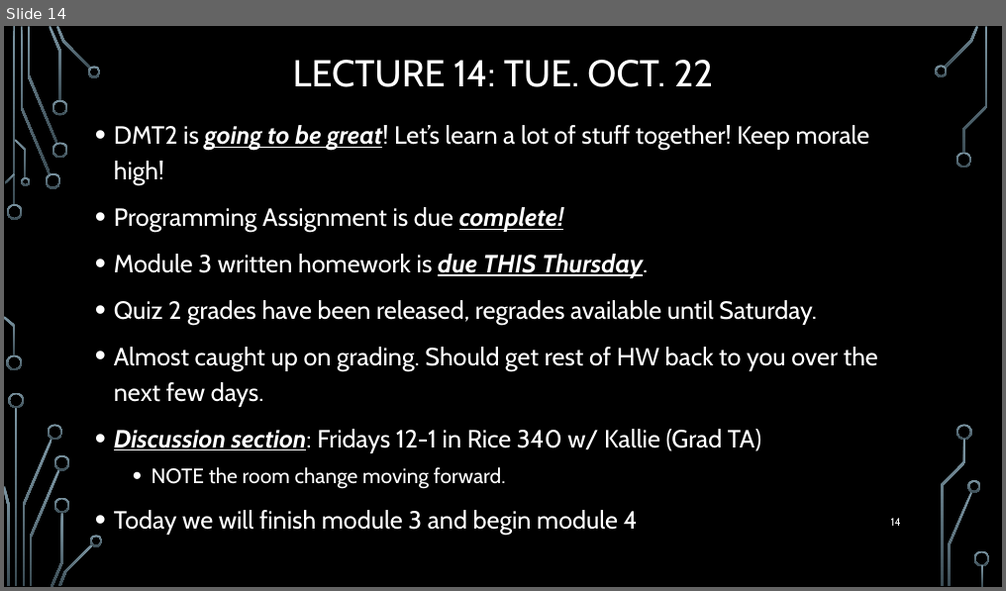
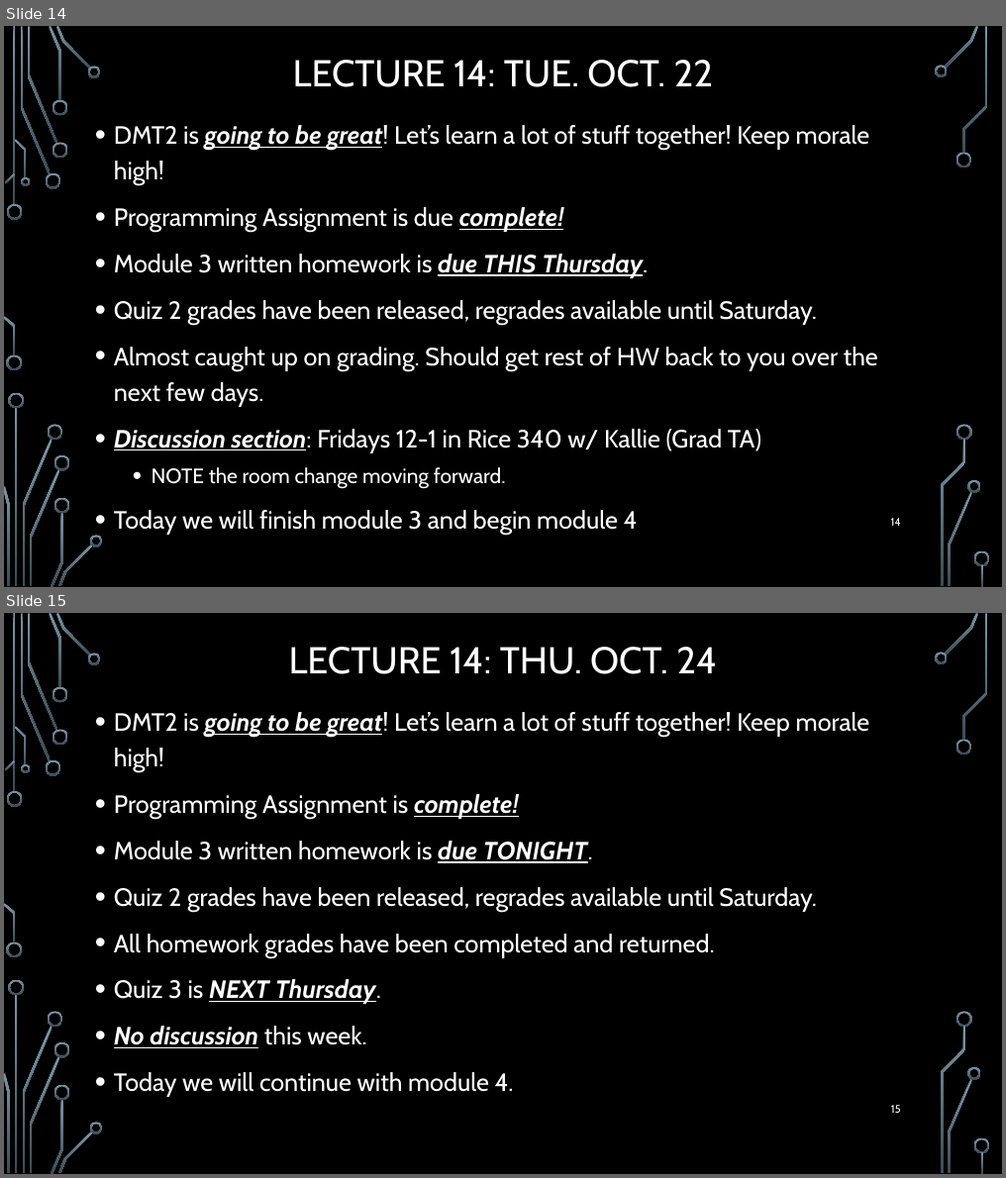
Before and after one commit to markfloryan/dmt2, a slide deck: slides/00-DailyAnnouncements.pptx. Shown one above the other, each under a label of ours: slide 14 before the commit, slides 14 and 15 after it. The pictures are 1006x591 and 1006x1178 pixels, drawn with LibreOffice and Linux fonts; fonts in the diff are those of the drawing; background and template pictures are left out. Boxes give left, top, right and bottom in pixels: in the first picture for what was removed or moved away, otherwise in the second. Text is boxed around its words. In the diff, an @@ line names an element or a change of style, - is before the commit and + after.

```diff
--- a/slides/00-DailyAnnouncements.pptx
+++ b/slides/00-DailyAnnouncements.pptx
@@ slide 15 added at box(4, 613, 1002, 1174), background picture (left out); not listed: 36 template elements that a slide beside it also shows @@
@@ title added at box(289, 647, 717, 674), 36 pt, text #FFFFFF @@
+LECTURE 14: THU. OCT. 24
@@ text added at box(114, 712, 870, 1097), 24 pt, text #FFFFFF @@
+• DMT2 is going to be great! Let’s learn a lot of stuff together! Keep morale high!
+• Programming Assignment is complete!
+• Module 3 written homework is due TONIGHT.
+• Quiz 2 grades have been released, regrades available until Saturday.
+• All homework grades have been completed and returned.
+• Quiz 3 is NEXT Thursday.
+• No discussion this week.
+• Today we will continue with module 4.
@@ page number added at box(891, 1105, 901, 1113), 10.5 pt, text #FFFFFF @@
+15
```
Also in this commit, not shown: 1 other file.
